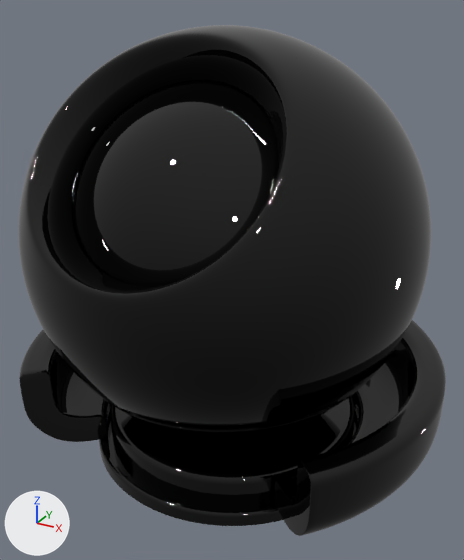
One commit to the glTF model docs/data/RTS/standard_surface_glass.mtlx.glb: the scene before it, then after it.
Before and after are seen from a 50 mm lens placed at (1.37, -2.55, 2.2), pointed at (-0.04, 0.01, 0.92). The axes (+X, +Y, +Z) are drawn at lower left. The lights are the same throughout.

The scene before the commit, as lines of its bpy script (objects in view):
```python
me_calibration_mesh = bpy.data.meshes.new('Calibration_Mesh')
me_calibration_mesh.from_pydata(...)  # 8732 vertices, 17456 faces; spans x -0.78..0.67, y -0.78..0.76, z 0.0..1.9
me_calibration_mesh.materials.append(mat_sr_glass_baked)  # black #000000
me_preview_mesh = bpy.data.meshes.new('Preview_Mesh')
me_preview_mesh.from_pydata(...)  # 35408 vertices, 70808 faces; spans x -1.13..1.02, y -0.98..1.11, z 0.08..2.09
me_preview_mesh.materials.append(mat_sr_glass_baked)  # black #000000
ob_calibration_mesh = bpy.data.objects.new('Calibration_Mesh', me_calibration_mesh)
ob_calibration_mesh.location = (0.0, 0.0, 0.0)
ob_preview_mesh = bpy.data.objects.new('Preview_Mesh', me_preview_mesh)
ob_preview_mesh.location = (0.0, 0.0, 0.0)
```
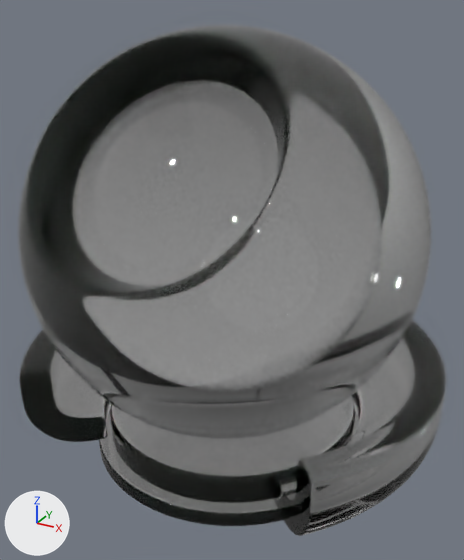
Boxes (x1, y1, x2, y2) around the edits, measured in the pictures (464 x 560 px):
'Preview_Mesh', recoloured (black to white): (19, 32, 444, 536) in both
'Calibration_Mesh', recoloured (black to white): (73, 80, 358, 521) in both

What changed in the scene script:
```text
Add mat_sr_glass:
    mat_sr_glass = principled_material('SR_glass')
    mat_sr_glass.base_color = (1.0, 1.0, 1.0)  # white #ffffff
    mat_sr_glass.roughness = 0.00784
    mat_sr_glass.transmission_weight = 1.0
Change me_preview_mesh:
    where me_preview_mesh.from_pydata(...)  # 35408 vertices, 70808 faces; spans x -1.13..1.02, y -0.98..1.11, z 0.08..2.09
    remove me_preview_mesh.materials.append(mat_sr_glass_baked)  # black #000000
    add me_preview_mesh.materials.append(mat_sr_glass)  # white #ffffff
Change me_calibration_mesh:
    where me_calibration_mesh.from_pydata(...)  # 8732 vertices, 17456 faces; spans x -0.78..0.67, y -0.78..0.76, z 0.0..1.9
    remove me_calibration_mesh.materials.append(mat_sr_glass_baked)  # black #000000
    add me_calibration_mesh.materials.append(mat_sr_glass)  # white #ffffff
```
